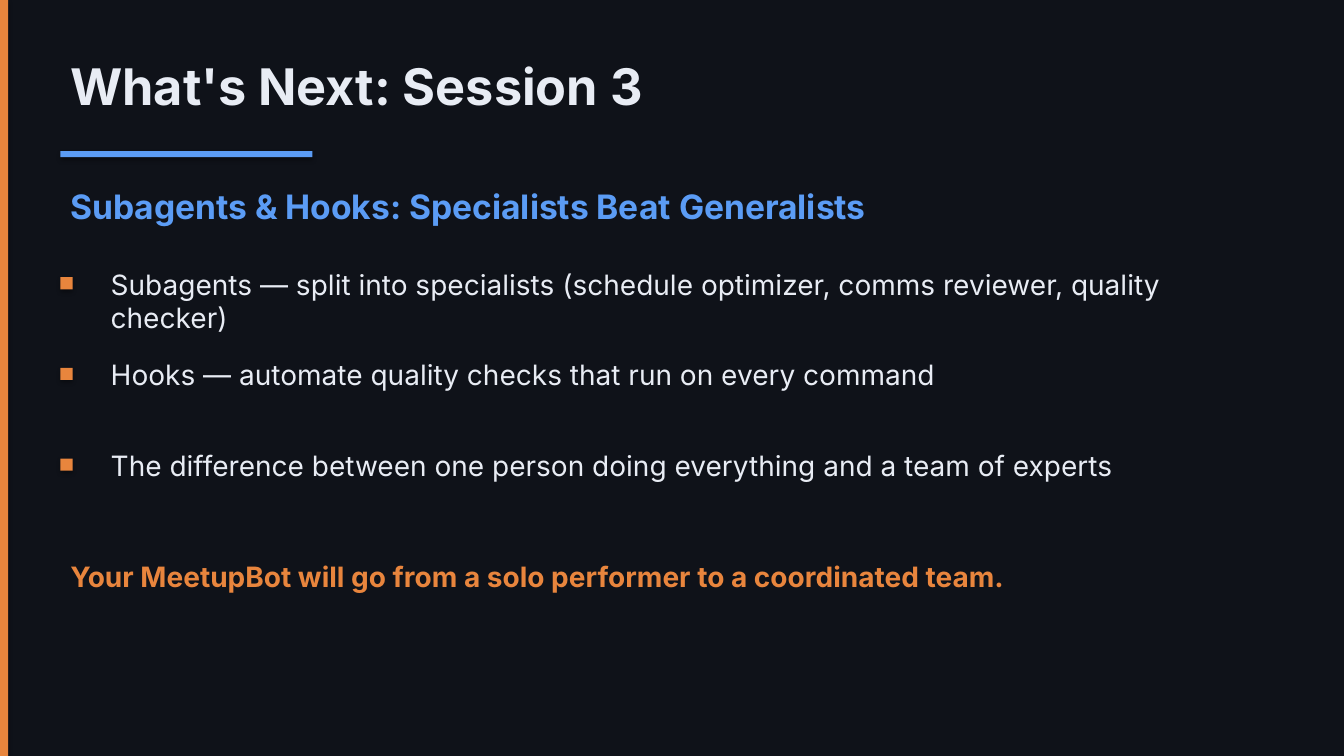
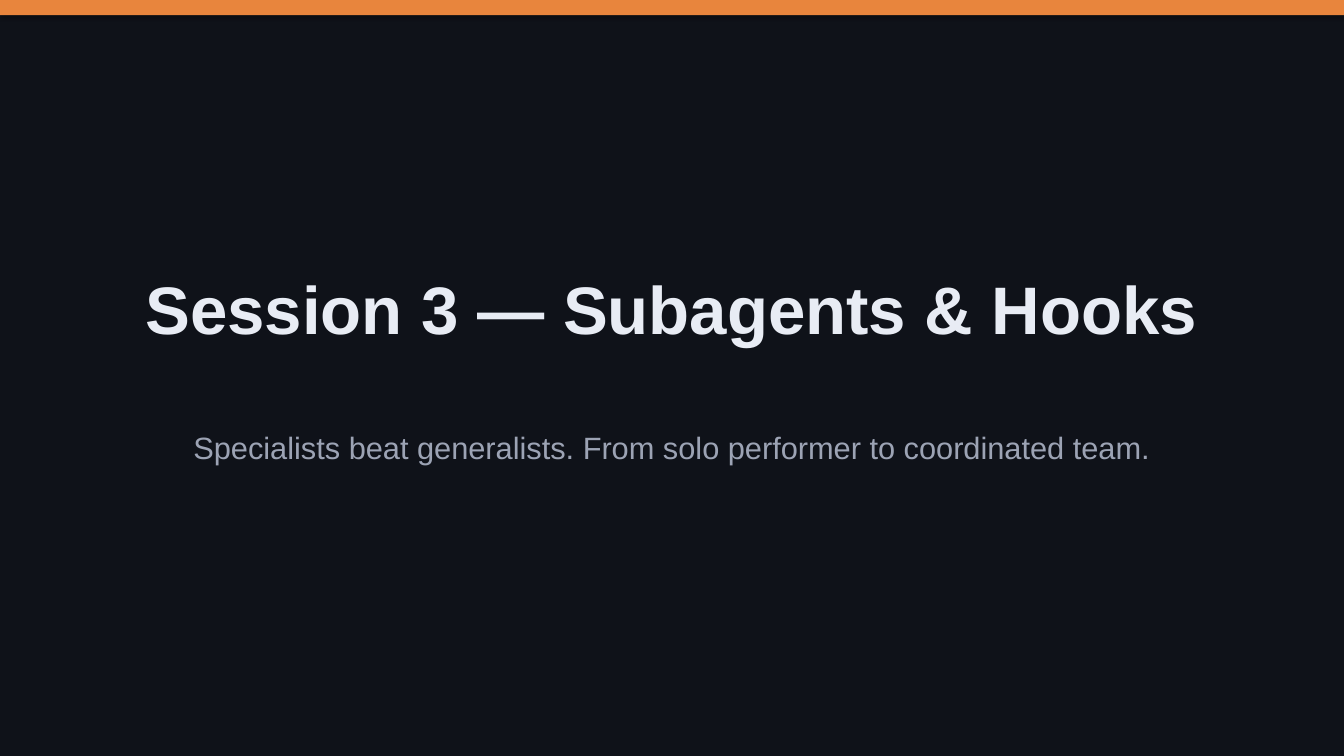
Before and after one commit to nickyeager/tucson-claude-code-meetup, a slide deck: slide 21 of slides/session-2-context-engineering.pptx. Drawn at 1344x756 pixels with LibreOffice and Linux fonts; fonts in the diff are those of the drawing. Boxes give left, top, right and bottom in pixels: in the first picture for what was removed or moved away, otherwise in the second. Text is boxed around its words. In the diff, an @@ line names an element or a change of style, - is before the commit and + after.

```diff
--- a/slides/session-2-context-engineering.pptx
+++ b/slides/session-2-context-engineering.pptx
@@ rectangle: place and size @@
-rectangle at [0, 0, 8, 756]
+rectangle at [0, 0, 1344, 15]
@@ rectangle removed at [60, 151, 313, 157] @@
@@ text removed at [70, 193, 866, 227] @@
-Subagents & Hooks: Specialists Beat Generalists
@@ rectangle removed at [60, 277, 73, 289] @@
@@ text removed at [111, 273, 1159, 332] @@
-Subagents — split into specialists (schedule optimizer, comms reviewer, quality checker)
@@ text at [145, 285, 1197, 346]: text changed; size 36 to 48 pt; font Inter to Arial @@
-What's Next: Session 3
+Session 3 — Subagents & Hooks
@@ rectangle removed at [60, 368, 73, 380] @@
@@ text removed at [111, 364, 934, 391] @@
-Hooks — automate quality checks that run on every command
@@ text at [193, 436, 1150, 464]: text changed; size 20 to 22 pt; font Inter to Arial; text colour #E8853D to #9CA3B4; bold off @@
-Your MeetupBot will go from a solo performer to a coordinated team.
+Specialists beat generalists. From solo performer to coordinated team.
@@ rectangle removed at [60, 459, 73, 471] @@
@@ text removed at [111, 454, 1112, 482] @@
-The difference between one person doing everything and a team of experts
```
Also in this commit, not shown: 17 other slides changed, 4 slides added, 4 slides removed, 4 other files.
